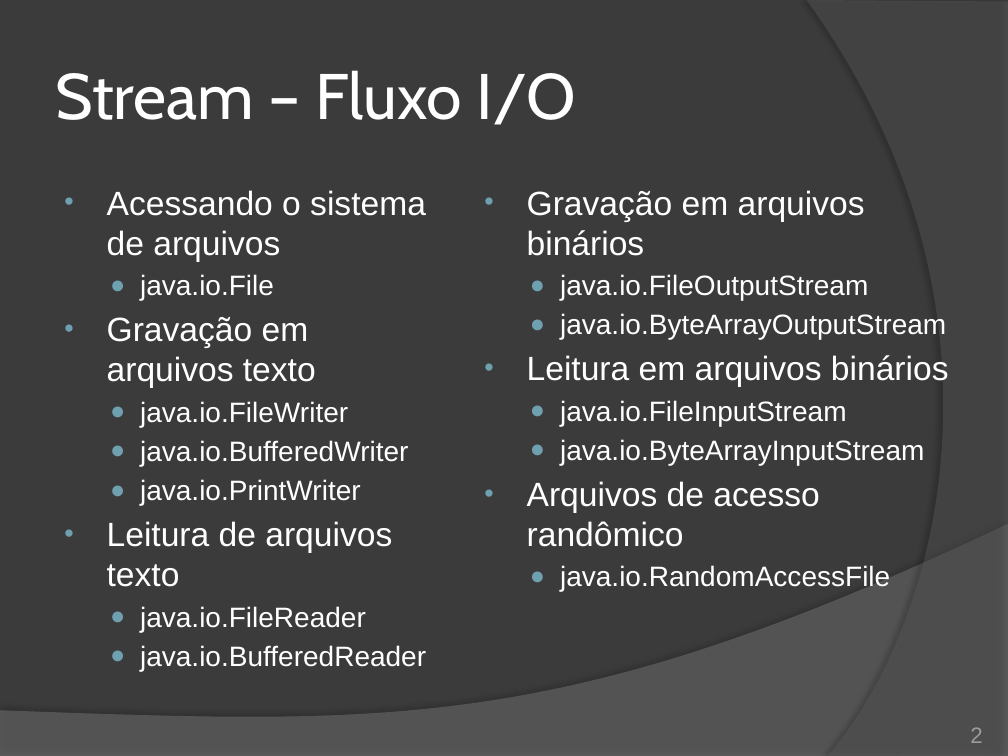
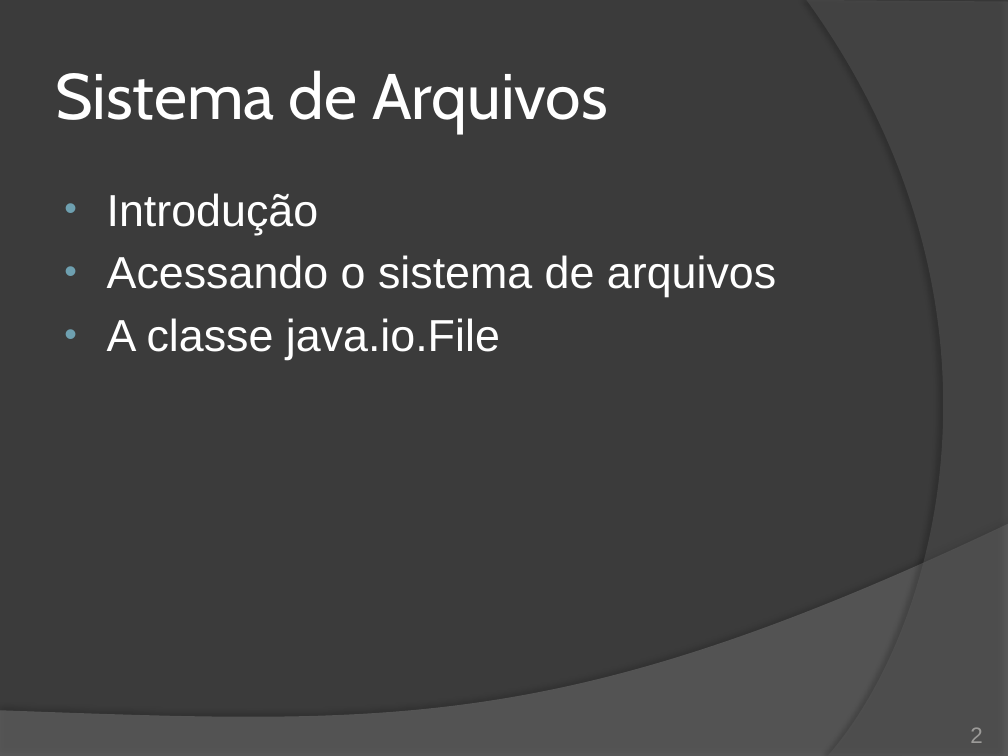
Before and after one commit to duchesqui/slzvieira-training, a slide deck: slide 2 of 2-Java-Programmer-Modulo-II/16.Capitulo10.pptx. Drawn at 1008x756 pixels with LibreOffice and Linux fonts; fonts in the diff are those of the drawing. Boxes give left, top, right and bottom in pixels: in the first picture for what was removed or moved away, otherwise in the second. Text is boxed around its words. In the diff, an @@ line names an element or a change of style, - is before the commit and + after.

Commit message:
Capítulo 10: Java IO. Separação do conteúdo em 3 slides.

```diff
--- a/2-Java-Programmer-Modulo-II/16.Capitulo10.pptx
+++ b/2-Java-Programmer-Modulo-II/16.Capitulo10.pptx
@@ title at (x1=55, y1=70, x2=608, y2=133): text changed @@
-Stream – Fluxo I/O
+Sistema de Arquivos
@@ text at (x1=107, y1=193, x2=319, y2=235): paragraph added @@
+• Introdução
@@ text removed at (x1=527, y1=190, x2=949, y2=592) @@
-• Gravação em arquivos binários
-  ● java.io.FileOutputStream
-  ● java.io.ByteArrayOutputStream
-• Leitura em arquivos binários
-  ● java.io.FileInputStream
-  ● java.io.ByteArrayInputStream
-• Arquivos de acesso randômico
-  ● java.io.RandomAccessFile
@@ text at (x1=107, y1=255, x2=776, y2=297): size 24 to 32 pt in "Acessando o sistema de arquivos"; more space between paragraphs @@
@@ text at (x1=107, y1=318, x2=500, y2=360): text changed; size 20 to 32 pt @@
-  ● java.io.File
-• Gravação em arquivos texto
-  ● java.io.FileWriter
-  ● java.io.BufferedWriter
-  ● java.io.PrintWriter
-• Leitura de arquivos texto
-  ● java.io.FileReader
-  ● java.io.BufferedReader
+• A classe java.io.File
```
Also in this commit, not shown: 3 other slides changed, 60 slides removed, 4 other files.
